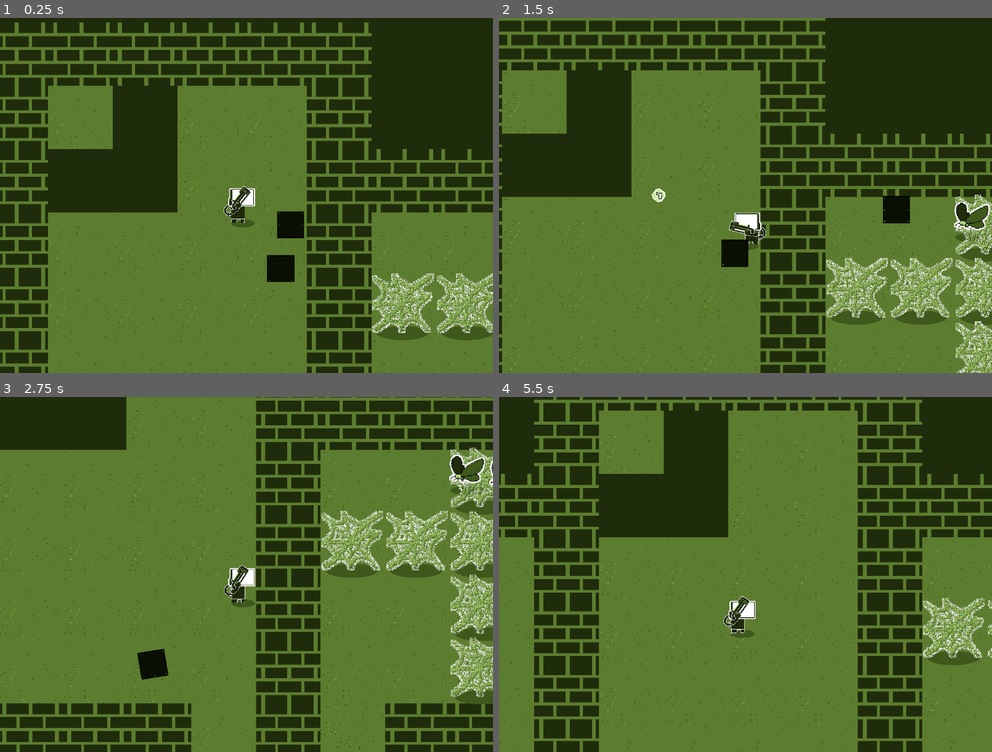
Above: before the commit, frames 1-4 (two rows, left to right).
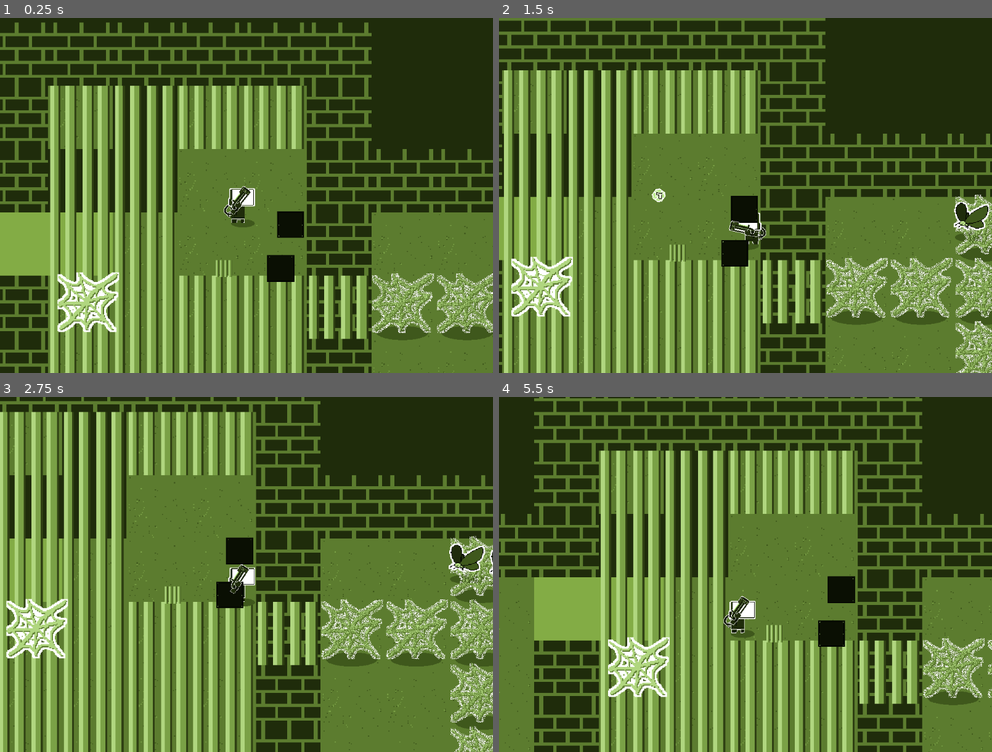
Above: after the commit, the same moments.

Repository: DeadM4nn/DeadmannGame
Game: Godot game, scene res://Levels/TestLevel/node_2d.tscn
The game is run twice, just before and just after one commit, with the same random seed, the same clock (stepped at 60 frames per second) and the same inputs.
Inputs (mouse positions are in pixels of both pictures, inside the frame that each line leads up to):
- Up to frame 1 (0.25 s): no input
- Up to frame 2 (1.5 s): tap Enter at 0.5 s; move the mouse to (853, 177) at 0.52 s; hold Right (ui_right) 0.53-1.28 s; hold Space (Canon) 0.53-1.28 s; move the mouse to (646, 213) at 1.27 s; hold Down (ui_down) from 1.28 s (still down); click (646, 213) at 1.35 s
- Up to frame 3 (2.75 s): move the mouse to (295, 496) at 2.02 s; release Down (ui_down) at 2.03 s; hold Right (ui_right) from 2.03 s (still down); hold Right mouse button (shoot_r) from 2.03 s (still down)
- Up to frame 4 (5.5 s): move the mouse to (720, 645) at 2.77 s; release Right (ui_right) at 2.78 s; release Right mouse button (shoot_r) at 2.78 s; hold Up (ui_up) 2.78-3.53 s; tap Mouse wheel up (zoom_in) at 2.85 s; move the mouse to (893, 627) at 3.52 s; hold Mouse wheel down (zoom_out) 3.53-4.28 s; hold Left (ui_left) 3.53-5.03 s; move the mouse to (597, 521) at 4.27 s; tap Space (Canon) at 4.35 s; move the mouse to (770, 574) at 5.02 s; press the mouse at (770, 574) at 5.03 s; hold Down (ui_down) from 5.03 s (still down)

The runs differ from the first frame. In frame 1, 26% of the frame differs, in the area x 0-75%, y 19-100%; in frame 2, 27%; in frame 3, 58%, in the area x 0-100%, y 0-100%; in frame 4, 49%.

Commit message:
Fixing Swappables

Diff:
--- /dev/null
+++ b/Class/MetalBar.tres.gd
@@ -0,0 +1,11 @@
+class_name MetalBar extends Node2D
+
+
+# Called when the node enters the scene tree for the first time.
+func _ready():
+	pass # Replace with function body.
+
+
+# Called every frame. 'delta' is the elapsed time since the previous frame.
+func _process(delta):
+	pass
--- /dev/null
+++ b/Element/MetalBar/MetalBar.tscn
@@ -0,0 +1,18 @@
+[gd_scene load_steps=4 format=3 uid="uid://73vyr3hsu40v"]
+
+[ext_resource type="Texture2D" uid="uid://c0c5nuncg3hnj" path="res://Asset/Tile/Dungeon Tile/Bar1.png" id="1_lphea"]
+[ext_resource type="Script" path="res://Class/MetalBar.tres.gd" id="1_sku8p"]
+
+[sub_resource type="RectangleShape2D" id="RectangleShape2D_407ia"]
+size = Vector2(60, 64)
+
+[node name="Node2D" type="StaticBody2D"]
+collision_layer = 4194304
+collision_mask = 0
+script = ExtResource("1_sku8p")
+
+[node name="Sprite2D" type="Sprite2D" parent="."]
+texture = ExtResource("1_lphea")
+
+[node name="CollisionShape2D" type="CollisionShape2D" parent="."]
+shape = SubResource("RectangleShape2D_407ia")
--- a/Element/Player/player.tscn
+++ b/Element/Player/player.tscn
@@ -214,7 +214,7 @@
 radius = 63.3877
 
 [node name="Player" type="CharacterBody2D"]
-collision_mask = 2
+collision_mask = 2097154
 platform_on_leave = 2
 script = ExtResource("1_hsark")
 ZOOM_MAX = 2.0
--- a/Element/Swappable/base_swappable.gd
+++ b/Element/Swappable/base_swappable.gd
@@ -59,8 +59,13 @@
 	behaviour_value[BEHAVIOURS.IS_PICKUP] = pickup
 	behaviour_value[BEHAVIOURS.IS_TROPHY] = trophy
 
-
 	set_behaviour()
+
+
+	## IF wall switch on and off again
+	if behaviour_value[BEHAVIOURS.IS_WALL]:
+		set_freeze_enabled(false)
+		set_freeze_enabled(false)
 
 
 # Called every frame. 'delta' is the elapsed time since the previous frame.
@@ -110,13 +115,14 @@
 
 	# If the Swappable is wall
 	if behaviour_value[BEHAVIOURS.IS_WALL]:
-		call_deferred("set_freeze_enabled", true)
+		set_freeze_enabled(true)
 		$Wall/Shape.call_deferred("set_disabled", false)
 		$Size/Shadow.visible = false
 	else:
-		call_deferred("set_freeze_enabled", false)
+		set_freeze_enabled(false)
 		$Wall/Shape.call_deferred("set_disabled", true)
 		$Size/Shadow.visible = true
+
 
 	# If the Swapppable is
 	if behaviour_value[BEHAVIOURS.IS_TROPHY]:
--- a/Element/SwappableBullet/Bullet.tscn
+++ b/Element/SwappableBullet/Bullet.tscn
@@ -22,7 +22,7 @@
 
 # Destroy Self
 func _on_hit(body):
-	if body is Swappable:
+	if body is Swappable or body is MetalBar:
 		body.destroy_self()
 
 	if not body is Bouncer:
--- a/Element/Wall/Bouncer.tscn
+++ b/Element/Wall/Bouncer.tscn
@@ -1,16 +1,12 @@
-[gd_scene load_steps=4 format=3 uid="uid://c2qy74u4hqxla"]
+[gd_scene load_steps=3 format=3 uid="uid://c2qy74u4hqxla"]
 
-[ext_resource type="Script" path="res://Class/Bouncer.gd" id="1_i2hwg"]
 [ext_resource type="Texture2D" uid="uid://ctmymt2mq5ubk" path="res://Asset/Tile/Test_Tile/Destructble.png" id="1_uwmgr"]
 
 [sub_resource type="RectangleShape2D" id="RectangleShape2D_ob2wy"]
 size = Vector2(100, 100)
 
-[node name="Industructibe" type="RigidBody2D"]
+[node name="Industructibe" type="StaticBody2D"]
 collision_layer = 2049
-mass = 0.1
-gravity_scale = 0.0
-script = ExtResource("1_i2hwg")
 
 [node name="Texture" type="Sprite2D" parent="."]
 texture = ExtResource("1_uwmgr")
--- a/Levels/TestLevel/node_2d.tscn
+++ b/Levels/TestLevel/node_2d.tscn
@@ -10,7 +10,9 @@
 [ext_resource type="PackedScene" uid="uid://d2jbto42a77b2" path="res://Element/Bouncer.tscn" id="5_vu8g6"]
 [ext_resource type="PackedScene" uid="uid://mf1215ctjuw4" path="res://Swappables/Cobweb.tscn" id="6_qubp3"]
 [ext_resource type="PackedScene" uid="uid://yfvcmsf6ldym" path="res://Element/Swappable/base_swappable.tscn" id="6_ukruq"]
+[ext_resource type="PackedScene" uid="uid://dbjpwoydi68ne" path="res://Swappables/Wall.tscn" id="7_1o8lg"]
 [ext_resource type="PackedScene" uid="uid://c2qy74u4hqxla" path="res://Element/Wall/Bouncer.tscn" id="7_hyvd4"]
+[ext_resource type="PackedScene" uid="uid://73vyr3hsu40v" path="res://Element/MetalBar/MetalBar.tscn" id="7_nea1s"]
 
 [sub_resource type="TileSetAtlasSource" id="TileSetAtlasSource_qw42h"]
 resource_name = "Floor"
@@ -106,6 +108,7 @@
 [sub_resource type="TileSetScenesCollectionSource" id="TileSetScenesCollectionSource_n2cbs"]
 scenes/1/scene = SubResource("PackedScene_wkucb")
 scenes/2/scene = ExtResource("6_qubp3")
+scenes/4/scene = ExtResource("7_nea1s")
 
 [sub_resource type="TileSet" id="TileSet_116ru"]
 tile_size = Vector2i(64, 64)
@@ -130,28 +133,31 @@
 format = 2
 layer_0/name = "Void"
 layer_0/z_index = -1
-layer_0/tile_data = PackedInt32Array(-1048610, 2, 0, -983074 …(34684 unchanged characters)… 8613, 2, 0, 1114149, 2, 0, 1179685, 2, 0)
+layer_0/tile_data = PackedInt32Array(-1048610, 2, 0, -983074 …(34684 unchanged characters)… 8613, 2, 0, 1114149, 2, 0, 1179685, 2, 0, -65539, 3, 196608, 65533, 3, 196608, 65534, 3, 196608, 65535, 3, 196608, 0, 3, 196608)
 layer_1/name = "Floor"
 layer_1/enabled = true
 layer_1/modulate = Color(1, 1, 1, 1)
 layer_1/y_sort_enabled = false
 layer_1/y_sort_origin = 0
 layer_1/z_index = 0
-layer_1/tile_data = PackedInt32Array(-65538, 65536, 0, -2, 6 …(361 unchanged characters)… , 2, 0, -65539, 65536, 0, -3, 65536, 0, 65533, 65536, 0, 131069, 65536, 0, 196605, 65536, 0, 2621 …(1612 unchanged characters)…
+layer_1/tile_data = PackedInt32Array(-65538, 65536, 0, -2, 6 …(361 unchanged characters)… , 2, 0, -65539, 65536, 0, -3, 65536, 0, 131069, 65536, 0, 196605, 65536, 0, 2621 …(1612 unchanged characters)…
 layer_2/name = "Wall"
 layer_2/enabled = true
 layer_2/modulate = Color(1, 1, 1, 1)
 layer_2/y_sort_enabled = false
 layer_2/y_sort_origin = 0
 layer_2/z_index = 0
-layer_2/tile_data = PackedInt32Array(458748, 1, 0, 458749, 1 …(692 unchanged characters)…  -131076, 1, 0, -65540, 1, 0, -4, 1, 0, 65532, 1, 0, 131068, 1, 0, 196604, 1, 0, 262140, 1, 0 …(378 unchanged characters)…
+layer_2/tile_data = PackedInt32Array(458748, 1, 0, 458749, 1 …(692 unchanged characters)…  -131076, 1, 0, -65540, 1, 0, -4, 1, 0, 131068, 1, 0, 196604, 1, 0, 262140, 1, 0 …(378 unchanged characters)…
 layer_3/name = "Element"
 layer_3/enabled = true
 layer_3/modulate = Color(1, 1, 1, 1)
 layer_3/y_sort_enabled = false
 layer_3/y_sort_origin = 0
 layer_3/z_index = 0
-layer_3/tile_data = PackedInt32Array(4, 3, 131072, 65540, 3, 131072, 131076, 3, 131072, 196612, 3, 131072, 65539, 3, 131072, 65538, 3, 131072)
+layer_3/tile_data = PackedInt32Array(4, 3, 131072, 65540, 3, 131072, 131076, 3, 131072, 196612, 3, 131072, 65539, 3, 131072, 65538, 3, 131072, 262141, 3, 262144, 262142, 3, 262144, 262143, 3, 262144, 196608, 3, 262144, 131072, 3, 262144, 196607, 3, 262144, 196606, 3, 262144, 196605, 3, 262144, 131069, 3, 262144, 131070, 3, 262144, 131071, 3, 262144, 65536, 3, 262144, 65537, 3, 262144, 65534, 3, 262144, 65533, 3, 262144, -3, 3, 262144, -2, 3, 262144, -131072, 3, 262144, -65537, 3, 262144, -65538, 3, 262144, -65539, 3, 262144)
+
+[node name="Cobweb" parent="Map" instance=ExtResource("7_1o8lg")]
+position = Vector2(-185.732, 80.4882)
 
 [node name="Player" parent="." instance=ExtResource("1_hriob")]
 collision_mask = 4194306
@@ -194,13 +200,13 @@
 
 [node name="Industructibe" parent="." instance=ExtResource("7_hyvd4")]
 position = Vector2(178, 47)
-mass = 1.0
 physics_material_override = SubResource("PhysicsMaterial_o8cd6")
-lock_rotation = true
 
 [node name="Industructibe2" parent="." instance=ExtResource("7_hyvd4")]
 position = Vector2(142, 212)
-mass = 9000.0
 physics_material_override = SubResource("PhysicsMaterial_o8cd6")
 
+[node name="Node2D" parent="." instance=ExtResource("7_nea1s")]
+position = Vector2(-67, 211.855)
+
 [editable path="Fly2"]
--- /dev/null
+++ b/Swappables/Wall.tscn
@@ -0,0 +1,46 @@
+[gd_scene load_steps=3 format=3 uid="uid://dbjpwoydi68ne"]
+
+[ext_resource type="PackedScene" uid="uid://yfvcmsf6ldym" path="res://Element/Swappable/base_swappable.tscn" id="1_m6666"]
+[ext_resource type="Texture2D" uid="uid://cyt5d15ual4fq" path="res://Asset/Sprite/cobweb.png" id="2_2c6vg"]
+
+[node name="Cobweb" type="Node2D"]
+
+[node name="BaseSwappable" parent="." instance=ExtResource("1_m6666")]
+position = Vector2(0, 14)
+dangerous = false
+wall = true
+pickup = false
+
+[node name="Size" parent="BaseSwappable" index="0"]
+scale = Vector2(3.49349, 3.49349)
+
+[node name="Sprite" parent="BaseSwappable/Size/Flapping/Floating" index="0"]
+z_index = -98
+z_as_relative = false
+position = Vector2(-1.29609, -18.5772)
+texture = ExtResource("2_2c6vg")
+
+[node name="Skull" parent="BaseSwappable/Size/Flapping/Floating/Sprite" index="0"]
+visible = true
+position = Vector2(-8.20855, -6.48043)
+rotation = -0.924368
+scale = Vector2(0.358111, 0.416549)
+
+[node name="CollisionShape2D" parent="BaseSwappable" index="1"]
+position = Vector2(-7, -63)
+
+[node name="Chat" parent="BaseSwappable" index="5"]
+position = Vector2(81, -73)
+
+[node name="Shape" parent="BaseSwappable/Touch" index="0"]
+position = Vector2(-10, -64)
+
+[node name="Shape" parent="BaseSwappable/Wall" index="0"]
+position = Vector2(-14, -51)
+
+[node name="Crown" parent="BaseSwappable" index="12"]
+position = Vector2(1, -58)
+rotation = 0.915132
+scale = Vector2(2.67934, 1.89349)
+
+[editable path="BaseSwappable"]
Not shown: 1 places in Levels/TestLevel/node_2d.tscn that only renumber resources
Not shown: 1 places in Swappables/Wall_Broken.tscn that only renumber resources
